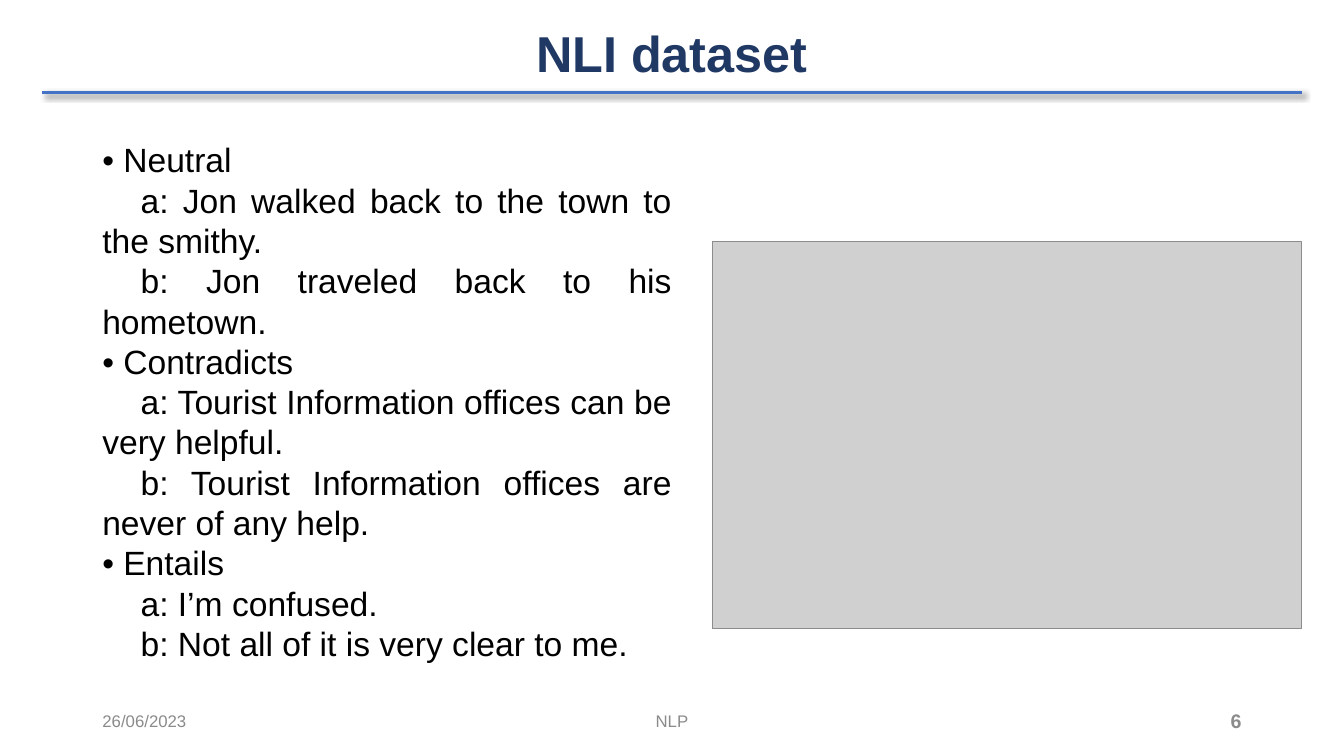
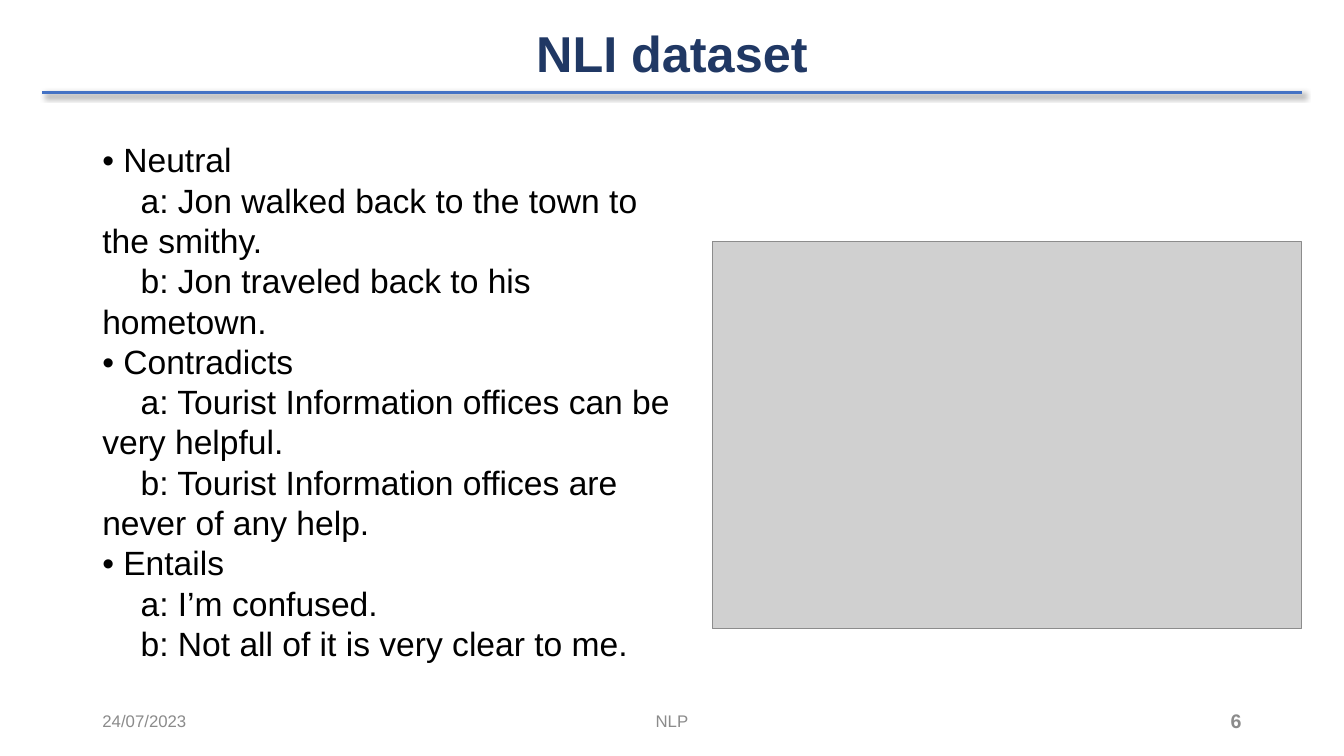
Before and after one commit to 4ursmile/DefSent-NLP, a slide deck: slide 6 of NLP-DEFSENT.pptx. Drawn at 1344x756 pixels with LibreOffice and Linux fonts; fonts in the diff are those of the drawing; grey boxes stand for pictures; background and template pictures are left out. Boxes give left, top, right and bottom in pixels: in the first picture for what was removed or moved away, otherwise in the second. Text is boxed around its words. In the diff, an @@ line names an element or a change of style, - is before the commit and + after.

```diff
--- a/NLP-DEFSENT.pptx
+++ b/NLP-DEFSENT.pptx
@@ text "• Neutral" at bbox=[102, 147, 669, 663]: alignment justified to left @@
@@ text at bbox=[102, 715, 186, 727]: text changed @@
-26/06/2023
+24/07/2023
```
Also in this commit, not shown: 35 other slides changed, 4 slides added, 2 slides removed, 2 other files.
